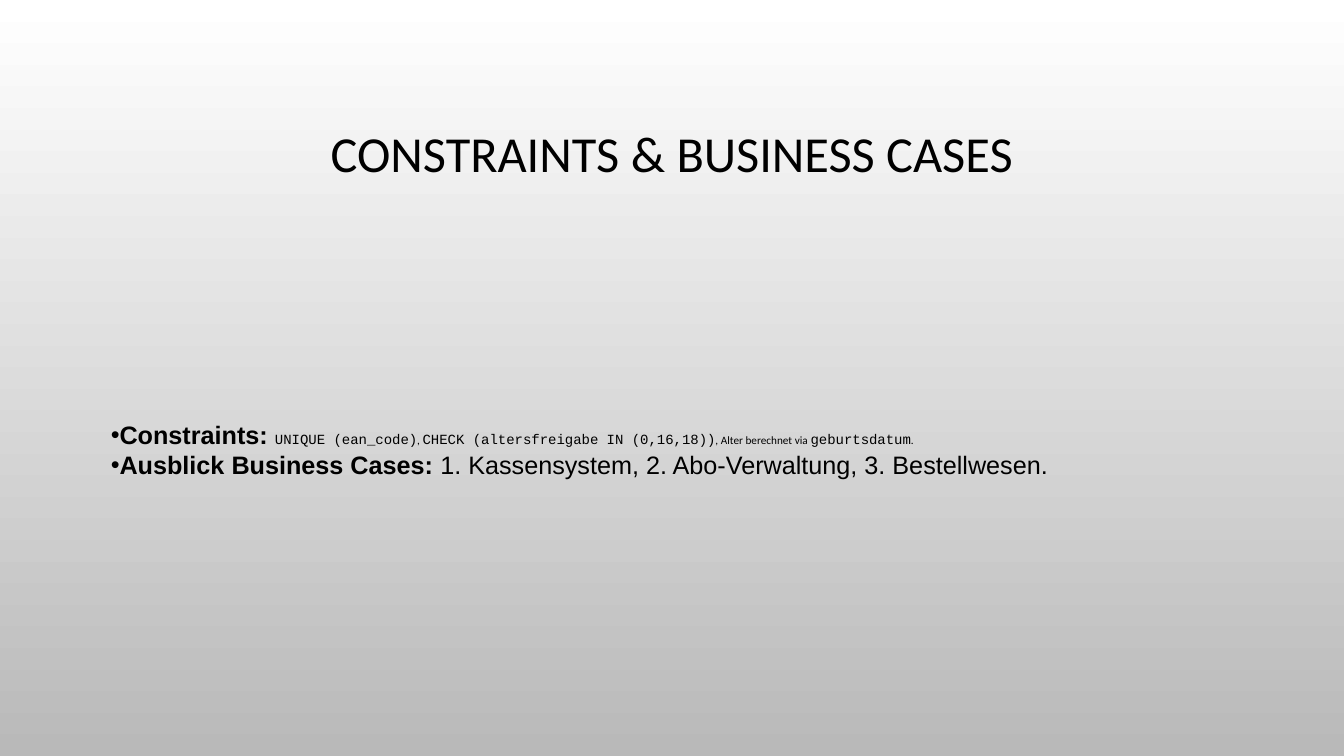
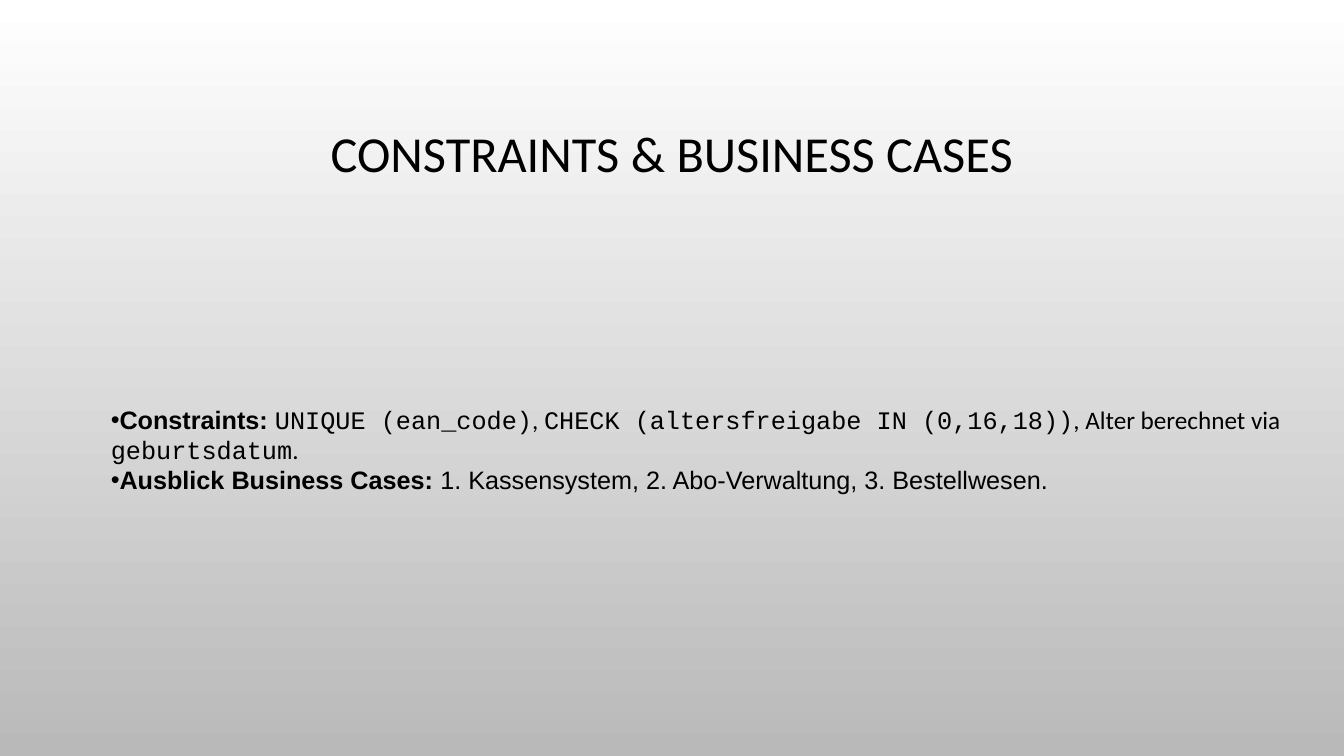
Before and after one commit to friedlmichi/TrafikDBIProjekt, a slide deck: slide 6 of docs/Präsentation1803.pptx. Drawn at 1344x756 pixels with LibreOffice and Linux fonts; fonts in the diff are those of the drawing; background and template pictures are left out. Boxes give left, top, right and bottom in pixels: in the first picture for what was removed or moved away, otherwise in the second. Text is boxed around its words. In the diff, an @@ line names an element or a change of style, - is before the commit and + after.

```diff
--- a/docs/Präsentation1803.pptx
+++ b/docs/Präsentation1803.pptx
@@ text "Constraints: UNIQUE (ean_code), CHECK (altersfreigabe ..." moved from (x1=120, y1=425, x2=1047, y2=480) to (x1=111, y1=410, x2=1280, y2=495) @@
@@ text at (x1=111, y1=410, x2=1280, y2=465): size 10 to 18 pt in "UNIQUE (ean_code), CHECK (altersfreigabe IN (0,16,18)), gebu ..."; size 8 to 18 pt in "(ean_code), (0,16,18)), Alter berechnet via geburtsdatum." @@
```
Also in this commit, not shown: 2 other slides changed.
